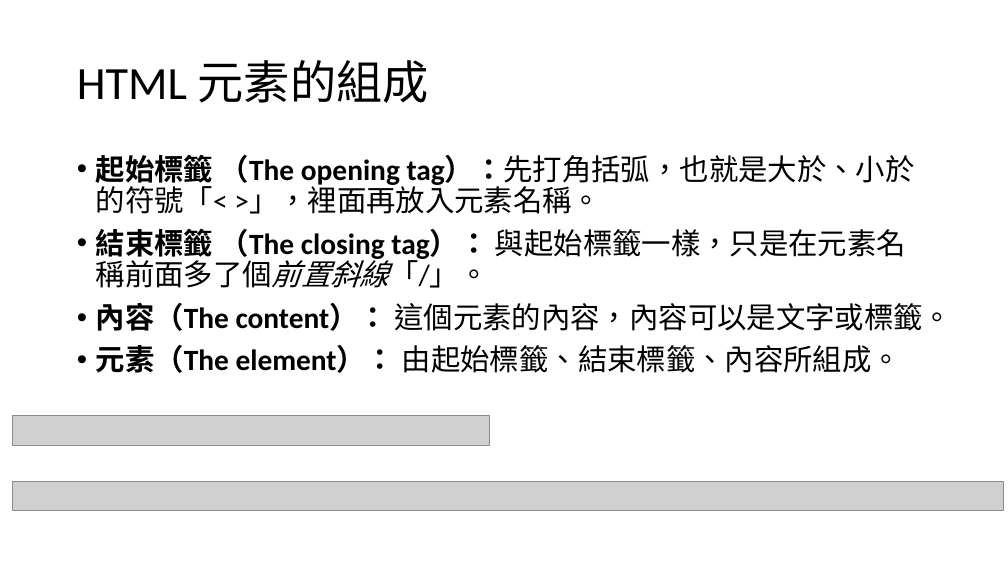
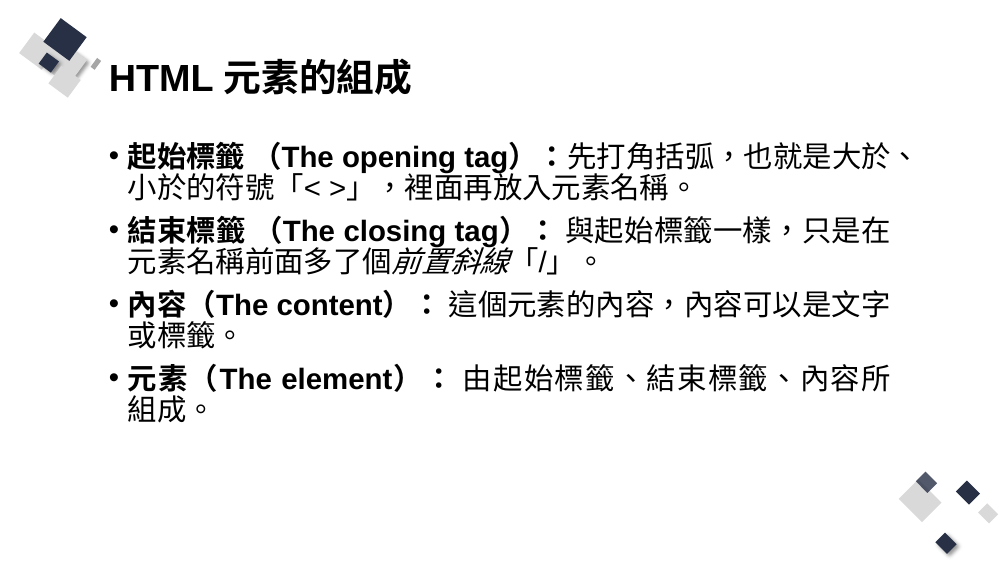
Before and after one commit to Q81JIAXIONG/-, a slide deck: slide 13 of 投影片/1.網頁基礎.pptx (slide 10 before the commit). Drawn at 1008x567 pixels with LibreOffice and Linux fonts; fonts in the diff are those of the drawing; grey boxes stand for pictures. Boxes give left, top, right and bottom in pixels: in the first picture for what was removed or moved away, otherwise in the second. Text is boxed around its words. In the diff, an @@ line names an element or a change of style, - is before the commit and + after.

```diff
--- a/投影片/1.網頁基礎.pptx
+++ b/投影片/1.網頁基礎.pptx
@@ title "HTML 元素的組成": place and size @@
-title "HTML 元素的組成" at [77, 60, 429, 103]
+title "HTML 元素的組成" at [109, 58, 413, 95]
@@ title "HTML 元素的組成" at [109, 58, 413, 95]: size 44 to 36 pt, font Calibri to Arial, bold on @@
@@ group added at [20, 18, 102, 97]: 8 rectangles @@
@@ text "起始標籤 （The opening tag）：先打角括弧，也就是大於、小於的符號「< >」，裡面再放入元素名稱。": place and size @@
-text "起始標籤 （The opening tag）：先打角括弧，也就是大於、小於的符號「< >」，裡面再放入元素名稱。" at [96, 155, 952, 373]
+text "起始標籤 （The opening tag）：先打角括弧，也就是大於、小於的符號「< >」，裡面再放入元素名稱。" at [128, 142, 920, 423]
@@ text "起始標籤 （The opening tag）：先打角括弧，也就是大於、小於的符號「< >」，裡面再放入元素名稱。" at [128, 142, 920, 423]: font Calibri to Arial; alignment left to justified @@
@@ picture removed at [12, 416, 489, 445] @@
@@ group added at [899, 472, 999, 554]: 5 rectangles @@
@@ picture removed at [12, 482, 1003, 510] @@
```
Also in this commit, not shown: 11 other slides changed, 15 slides added, 8 slides removed, 16 other files.
